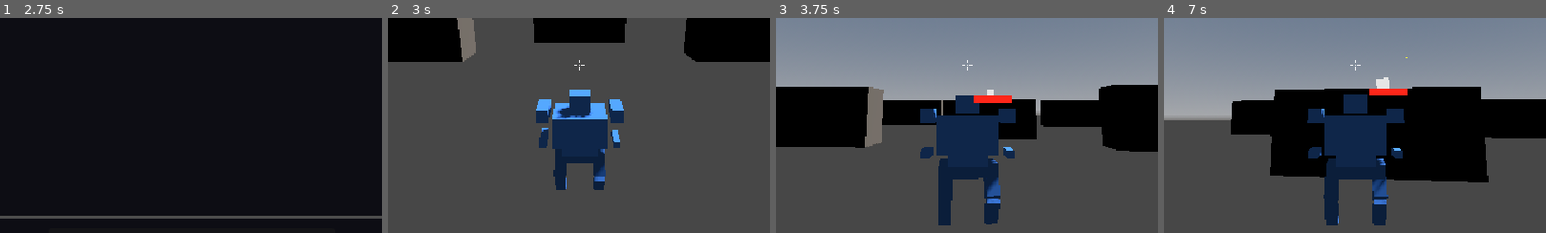
Above: before the commit, frames 1-4 (left to right).
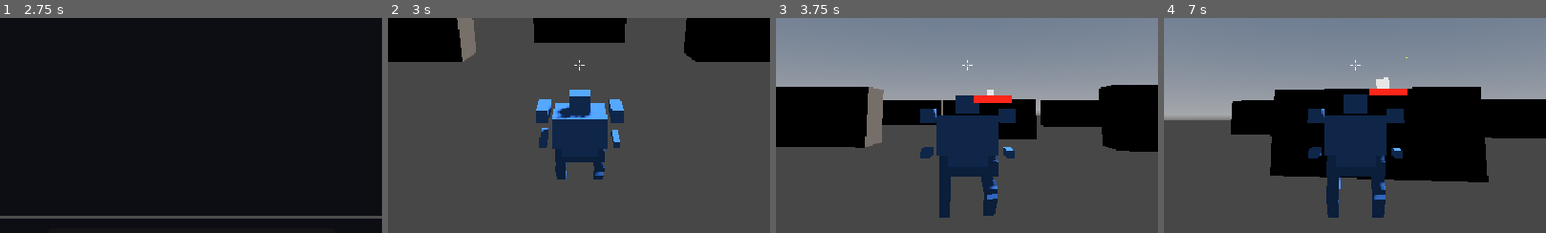
Above: after the commit, the same moments.

Repository: jonathandaley/Hardpoint
Game: Godot game, scene res://scenes/ui/TitleScreen.tscn
The game is run twice, just before and just after one commit, with the same random seed, the same clock (stepped at 60 frames per second) and the same inputs.
Inputs (mouse positions are % of the whole screen's width and height, from its top left):
- Up to frame 1 (2.75 s): tap Enter (ui_accept) at 0.5, 0.77 s; move the mouse to (72, 45) at 0.52 s; press the mouse at (72, 45) at 0.53 s; hold D (move_right) 0.53-1.25 s; release the mouse at (72, 45) at 1.25 s; click "MECH" at 1.25 s; click "PILOT" at 2 s
- Up to frame 2 (3 s): click "FIND MATCH" at 2.75 s
- Up to frame 3 (3.75 s): tap Enter (ui_accept) at 3.5 s; move the mouse to (45, 50) at 3.52 s; hold W (move_forward) from 3.53 s (still down); right-click (45, 50) at 3.6 s
- Up to frame 4 (7 s): keep holding W (move_forward); tap Enter (ui_accept) at 3.77, 5.27, 6.02, 6.77 s; move the mouse to (52, 48) at 4.27 s; press the mouse at (52, 48) at 4.28 s; move the mouse to (49, 52) at 5.02 s; release the mouse at (49, 52) at 5.03 s; right-click (49, 52) at 5.1 s; move the mouse to (57, 51) at 5.77 s; press the mouse at (57, 51) at 5.78 s; move the mouse to (42, 49) at 6.52 s; release the mouse at (42, 49) at 6.53 s; right-click (42, 49) at 6.6 s
The pictures show only the part of the screen within x 25-75%, y 39-89%; the shares and areas given below are measured in that part.

Frame 1 is identical in both runs. In frame 2, 0.5% of the frame differs, in the area x 43-57%, y 60-80%; in frame 3, 1.0%; in frame 4, 1.1%, in the area x 41-59%, y 64-97%.

Commit message:
Three-segment digitigrade legs: thigh→knee1→shin→knee2→lower
Pivot hierarchy: LeftHip(+45°) → LeftKnee1(-120° rel) → LeftKnee2(+120° rel)
Angles: thigh 45° forward, shin 75° from vertical (close to horizontal,
sweeping backward), lower leg 45° forward. Foot lands ~8cm off ground
and ~25cm forward — crouched combat-ready stance.

BipedLegs: @onready refs updated for knee1/knee2 per leg (6 pivots total).
Walk cycle will animate all 6 pivots next session.

Co-Authored-By: Claude Sonnet 4.6 <noreply@anthropic.com>

Diff:
--- a/scenes/mech/Mech.tscn
+++ b/scenes/mech/Mech.tscn
@@ -21,10 +21,13 @@
 size = Vector3(0.95, 0.22, 0.52)
 
 [sub_resource type="BoxMesh" id="10"]
-size = Vector3(0.22, 0.48, 0.20)
+size = Vector3(0.22, 0.55, 0.20)
 
 [sub_resource type="BoxMesh" id="11"]
-size = Vector3(0.20, 0.48, 0.18)
+size = Vector3(0.20, 0.55, 0.18)
+
+[sub_resource type="BoxMesh" id="16"]
+size = Vector3(0.18, 0.55, 0.16)
 
 [sub_resource type="BoxMesh" id="12"]
 size = Vector3(0.65, 0.18, 0.58)
@@ -49,44 +52,62 @@
 script = ExtResource("2")
 
 [node name="Hips" type="MeshInstance3D" parent="Legs"]
-position = Vector3(0, 0.85, 0)
+position = Vector3(0, 0.88, 0)
 mesh = SubResource("9")
 surface_material_override/0 = SubResource("7")
 
 [node name="LeftHip" type="Node3D" parent="Legs"]
-position = Vector3(-0.38, 0.85, 0)
-rotation = Vector3(-0.524, 0, 0)
+position = Vector3(-0.38, 1.0, 0)
+rotation = Vector3(0.785, 0, 0)
 
 [node name="UpperLeft" type="MeshInstance3D" parent="Legs/LeftHip"]
-position = Vector3(0, -0.24, 0)
+position = Vector3(0, -0.275, 0)
 mesh = SubResource("10")
 surface_material_override/0 = SubResource("7")
 
-[node name="LeftKnee" type="Node3D" parent="Legs/LeftHip"]
-position = Vector3(0, -0.48, 0)
-rotation = Vector3(1.047, 0, 0)
+[node name="LeftKnee1" type="Node3D" parent="Legs/LeftHip"]
+position = Vector3(0, -0.55, 0)
+rotation = Vector3(-2.094, 0, 0)
 
-[node name="LowerLeft" type="MeshInstance3D" parent="Legs/LeftHip/LeftKnee"]
-position = Vector3(0, -0.24, 0)
+[node name="MidLeft" type="MeshInstance3D" parent="Legs/LeftHip/LeftKnee1"]
+position = Vector3(0, -0.275, 0)
 mesh = SubResource("11")
 surface_material_override/0 = SubResource("7")
 
+[node name="LeftKnee2" type="Node3D" parent="Legs/LeftHip/LeftKnee1"]
+position = Vector3(0, -0.55, 0)
+rotation = Vector3(2.094, 0, 0)
+
+[node name="LowerLeft" type="MeshInstance3D" parent="Legs/LeftHip/LeftKnee1/LeftKnee2"]
+position = Vector3(0, -0.275, 0)
+mesh = SubResource("16")
+surface_material_override/0 = SubResource("7")
+
 [node name="RightHip" type="Node3D" parent="Legs"]
-position = Vector3(0.38, 0.85, 0)
-rotation = Vector3(-0.524, 0, 0)
+position = Vector3(0.38, 1.0, 0)
+rotation = Vector3(0.785, 0, 0)
 
 [node name="UpperRight" type="MeshInstance3D" parent="Legs/RightHip"]
-position = Vector3(0, -0.24, 0)
+position = Vector3(0, -0.275, 0)
 mesh = SubResource("10")
 surface_material_override/0 = SubResource("7")
 
-[node name="RightKnee" type="Node3D" parent="Legs/RightHip"]
-position = Vector3(0, -0.48, 0)
-rotation = Vector3(1.047, 0, 0)
+[node name="RightKnee1" type="Node3D" parent="Legs/RightHip"]
+position = Vector3(0, -0.55, 0)
+rotation = Vector3(-2.094, 0, 0)
 
-[node name="LowerRight" type="MeshInstance3D" parent="Legs/RightHip/RightKnee"]
-position = Vector3(0, -0.24, 0)
+[node name="MidRight" type="MeshInstance3D" parent="Legs/RightHip/RightKnee1"]
+position = Vector3(0, -0.275, 0)
 mesh = SubResource("11")
+surface_material_override/0 = SubResource("7")
+
+[node name="RightKnee2" type="Node3D" parent="Legs/RightHip/RightKnee1"]
+position = Vector3(0, -0.55, 0)
+rotation = Vector3(2.094, 0, 0)
+
+[node name="LowerRight" type="MeshInstance3D" parent="Legs/RightHip/RightKnee1/RightKnee2"]
+position = Vector3(0, -0.275, 0)
+mesh = SubResource("16")
 surface_material_override/0 = SubResource("7")
 
 [node name="Torso" type="Node3D" parent="."]
--- a/scripts/BipedLegs.gd
+++ b/scripts/BipedLegs.gd
@@ -13,10 +13,12 @@
 # For a four-legged mech, create QuadLegs.gd with the same update_gait()
 # signature and attach it to that mech's Legs node instead.
 
-@onready var left_hip:   Node3D = $LeftHip
-@onready var right_hip:  Node3D = $RightHip
-@onready var left_knee:  Node3D = $LeftHip/LeftKnee
-@onready var right_knee: Node3D = $RightHip/RightKnee
+@onready var left_hip:    Node3D = $LeftHip
+@onready var right_hip:   Node3D = $RightHip
+@onready var left_knee1:  Node3D = $LeftHip/LeftKnee1
+@onready var left_knee2:  Node3D = $LeftHip/LeftKnee1/LeftKnee2
+@onready var right_knee1: Node3D = $RightHip/RightKnee1
+@onready var right_knee2: Node3D = $RightHip/RightKnee1/RightKnee2
 
 func update_gait(velocity: Vector3, mech_basis: Basis, rot_speed: float, delta: float) -> void:
 	_face_velocity(velocity, mech_basis, rot_speed, delta)
Not shown: 1 places in scenes/mech/Mech.tscn that only renumber resources
